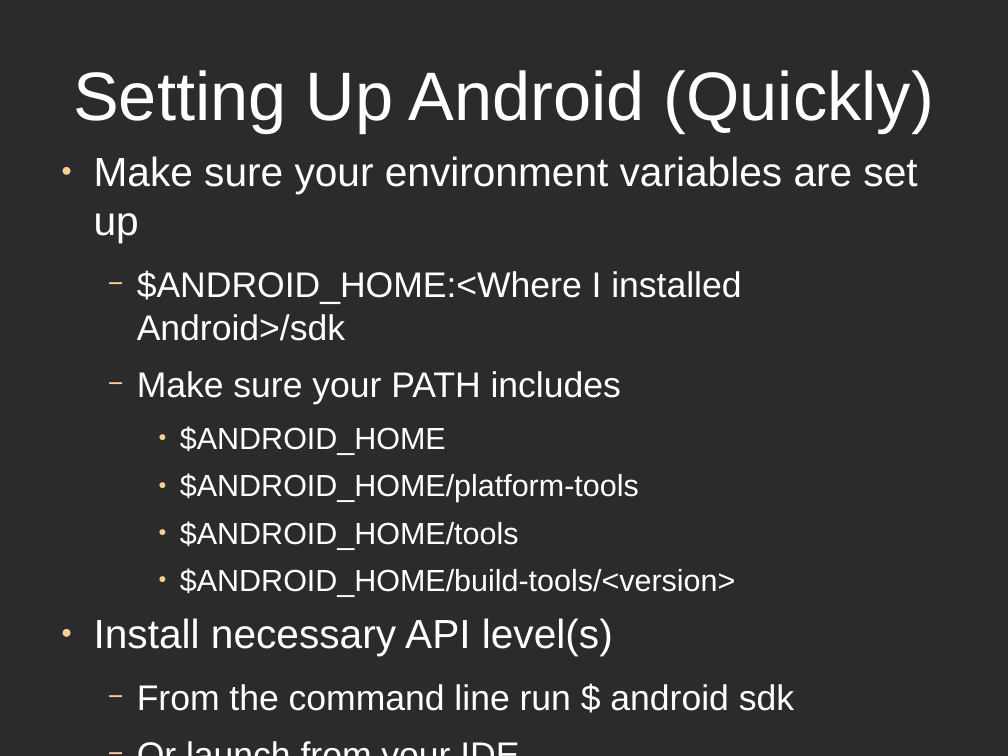
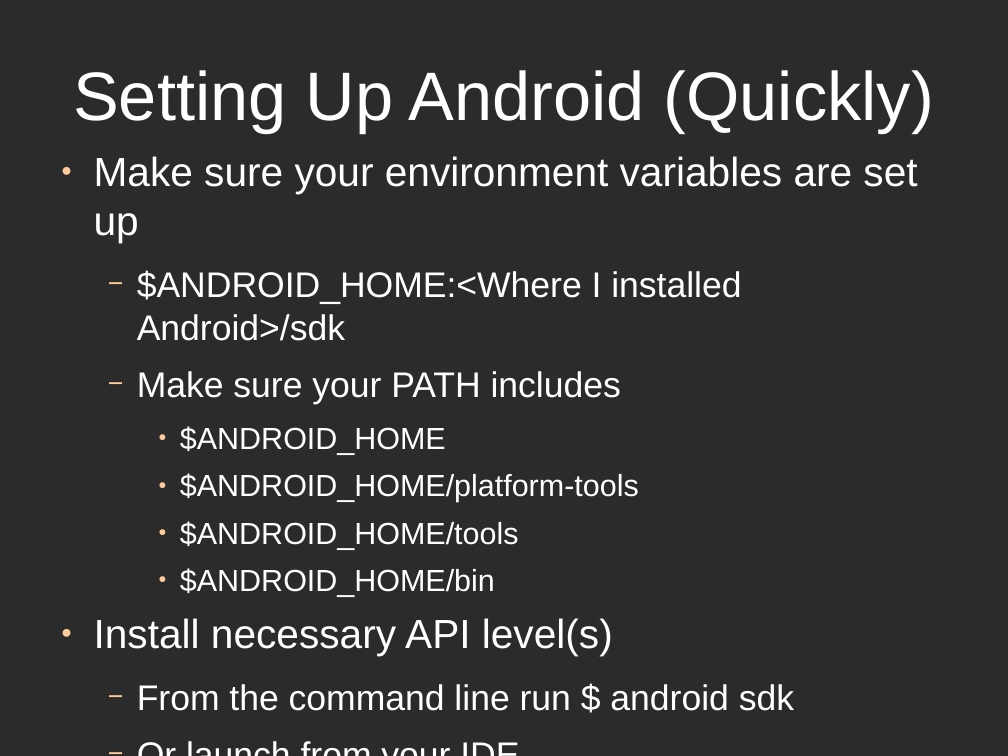
Before and after one commit to alphonzo79/HelloAndroidExample, a slide deck: slide 4 of HelloAndroidPresentationSlides.odp (slide 3 before the commit). Drawn at 1008x756 pixels with LibreOffice and Linux fonts; fonts in the diff are those of the drawing; background and template pictures are left out; a plain dark background stands for a picture behind light text. Boxes give left, top, right and bottom in pixels: in the first picture for what was removed or moved away, otherwise in the second. Text is boxed around its words. In the diff, an @@ line names an element or a change of style, - is before the commit and + after.

```diff
--- a/HelloAndroidPresentationSlides.odp
+++ b/HelloAndroidPresentationSlides.odp
@@ text at box(180, 568, 495, 597): text changed @@
-    ● $ANDROID_HOME/build-tools/<version>
+    ● $ANDROID_HOME/bin
```
Also in this commit, not shown: 4 other slides changed, 1 slide added.
